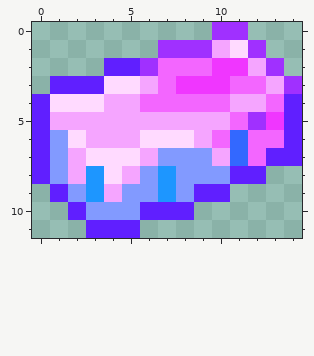
Pixel-art sprite -- Items/Materials/shimmerBar.png. That is the earlier state.
The file is 30x24 pixels, drawn in blocks of 2x2; one block is one cell here.
After the commit:
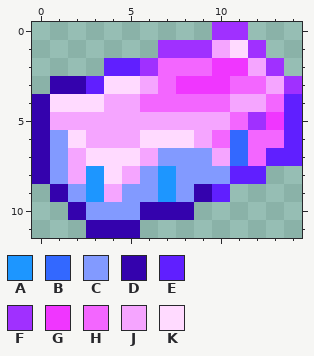
Palette (. is transparent): A #1d96ff  B #3368ff  C #829aff  D #3402ad  E #601fff  F #a030ff  G #f036ff  H #f366ff  J #f5a5ff  K #ffdaff
Changes in this commit:
@@ x 0..14 @@
  2 ....EEFHHHGGJF.
- 3 .EEEKKJHGGGHHJF
- 4 EKKKJJHHHHHJJHE
- 5 EJJJJJJJJJJHFGE
- 6 ECKJJJKKKJHBHHE
- 7 ECJKKKJCCCJBHEE
- 8 ECJAKJCACCCEE..
- 9 .ECAJCCACEE....
-10 ..ECCCEEE......
-11 ...EEE.........
+ 3 .DDEKKJHGGGHHJF
+ 4 DKKKJJHHHHHJJHE
+ 5 DJJJJJJJJJJHFGE
+ 6 DCKJJJKKKJHBHHE
+ 7 DCJKKKJCCCJBHEE
+ 8 DCJAKJCACCCEE..
+ 9 .DCAJCCACDE....
+10 ..DCCCDDD......
+11 ...DDD.........
